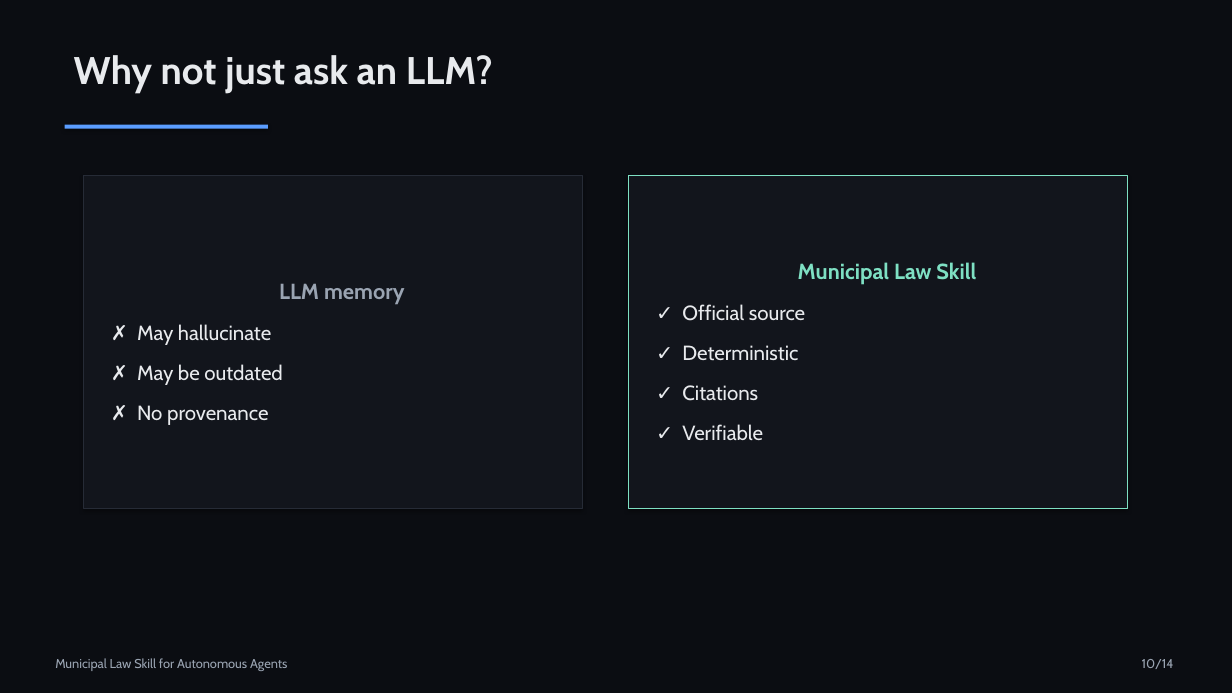
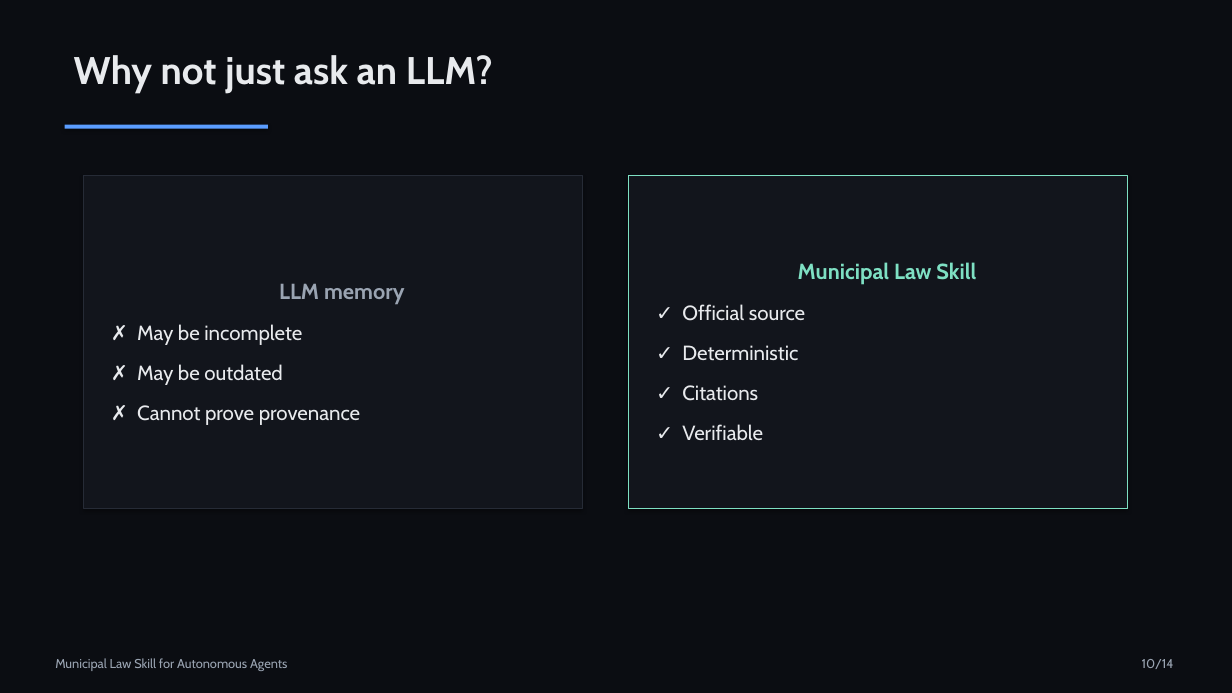
Before and after one commit to swamx/nanda-municipal-laws, a slide deck: slide 10 of docs/presentation/Municipal-Law-Skill.pptx. Drawn at 1232x693 pixels with LibreOffice and Linux fonts; fonts in the diff are those of the drawing. Boxes give left, top, right and bottom in pixels: in the first picture for what was removed or moved away, otherwise in the second. Text is boxed around its words. In the diff, an @@ line names an element or a change of style, - is before the commit and + after.

```diff
--- a/docs/presentation/Municipal-Law-Skill.pptx
+++ b/docs/presentation/Municipal-Law-Skill.pptx
@@ text in rectangle at bbox=[137, 324, 302, 345]: text changed @@
-✗ May hallucinate
+✗ May be incomplete
@@ text in rectangle at bbox=[137, 405, 360, 425]: text changed @@
-✗ No provenance
+✗ Cannot prove provenance
```
Also in this commit, not shown: 10 other slides changed, 9 other files.
